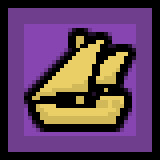
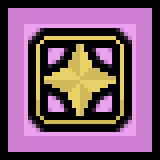
Layer changes from the first (160, 160) image to the second:
added layer "EXCLUSIVE" in group "ICONS" over (x1=36, y1=36, x2=124, y2=120)
hid "EXOTIC GOODS" over (x1=32, y1=36, x2=128, y2=124)
added layer "BG_EXCLUSIVE" in group "BG" over (x1=8, y1=8, x2=152, y2=152)
hid "BG_EXOTIC_GOODS" over (x1=8, y1=8, x2=152, y2=152)
